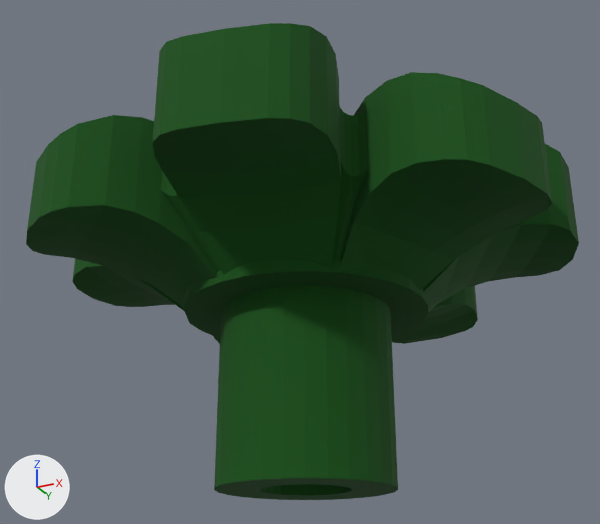
Before and after pictures for a commit that changed the COLLADA model Assets/Models/Environment/Flower1.dae.
Before and after are seen from a 50 mm camera at (0.00659, -0.01341, -0.00331) aimed at (0.00005, -0.00034, 0.00257). The axes (+X, +Y, +Z) are drawn at lower left. The lights are the same throughout. Vertices at the same position are counted once.

Script lines for the objects in view, before the commit:
```python
mat_mb_37 = principled_material('MB|37')
mat_mb_37.base_color = (0.000848, 0.0804, 0.00124)  # dark green #035004
mat_mb_37.roughness = 0.9
me_32606 = bpy.data.meshes.new('32606')
me_32606.from_pydata(...)  # 967 vertices, 1934 faces; spans x -0.00516..0.00487, y -0.0051..0.00511, z -0.00158..0.00477
me_32606.materials.append(mat_mb_37)  # dark green #035004
ob_part_0 = bpy.data.objects.new('Part.0', me_32606)
ob_part_0.location = (0.0, 0.0, 0.0)
```
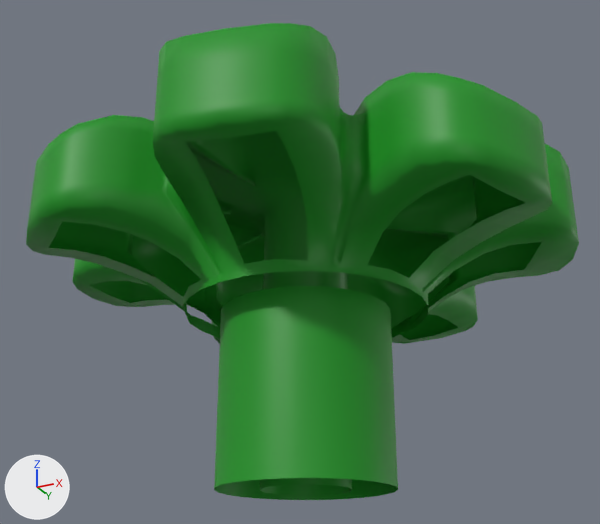
Where the newer file only moved an object's origin or applied its transform, the numbers keep the older frame.

What differs and where, as boxes [x1, y1, x2, y2] in the pictures (600 x 524 px):
'Part.0', recoloured, surface changed, reshaped
    both: [26, 23, 579, 500]
part 1 of me_32606, deleted
    before: [107, 281, 168, 303]
part 2 of me_32606, deleted
    before: [367, 175, 541, 308]
part 3 of me_32606, deleted
    before: [400, 314, 458, 335]
part 4 of me_32606, deleted
    before: [49, 224, 201, 297]
part 5 of me_32606, deleted
    before: [186, 138, 307, 264]

Diff of the bpy script that builds the scene:
```diff
--- a/Assets/Models/Environment/Flower1.dae.py
+++ b/Assets/Models/Environment/Flower1.dae.py
@@ mat_mb_37 @@
 mat_mb_37 = principled_material('MB|37')
-mat_mb_37.base_color = (0.000848, 0.0804, 0.00124)  # dark green #035004
-mat_mb_37.roughness = 0.9
+mat_mb_37.base_color = (0.011, 0.314, 0.016)  # green #1b9822
@@ me_32606 @@
 # used by ob_part_0; location = (0.0, 0.0, 0.0)
-me_32606.from_pydata(...)  # 967 vertices, 1934 faces; spans x -0.00516..0.00487, y -0.0051..0.00511, z -0.00158..0.00477
+me_32606.from_pydata(...)  # 940 vertices, 1686 faces; spans x -0.00516..0.00487, y -0.0051..0.00511, z -0.00158..0.00477
+# me_32606 part 1: 8 vertices removed from x -0.00427..-0.0017, y 0.0..0.00325, z 0.0022..0.00277
+# me_32606 part 2: 7 vertices removed from x 0.00245..0.0039, y -0.00185..0.00167, z 0.00216..0.0027
+# me_32606 part 3: 4 vertices removed from x 0.00061..0.00095, y 0.00269..0.00422, z 0.00213..0.00239
+# me_32606 part 4: 4 vertices removed from x -0.00259..-0.00171, y -0.00331..-0.00211, z 0.00211..0.00241
+# me_32606 part 5: 4 vertices removed from x 0.00062..0.00095, y -0.00413..-0.00264, z 0.00225..0.00277
+# me_32606 part 6: the surface is now shaded smooth
 me_32606.materials.append(mat_mb_37)
```
